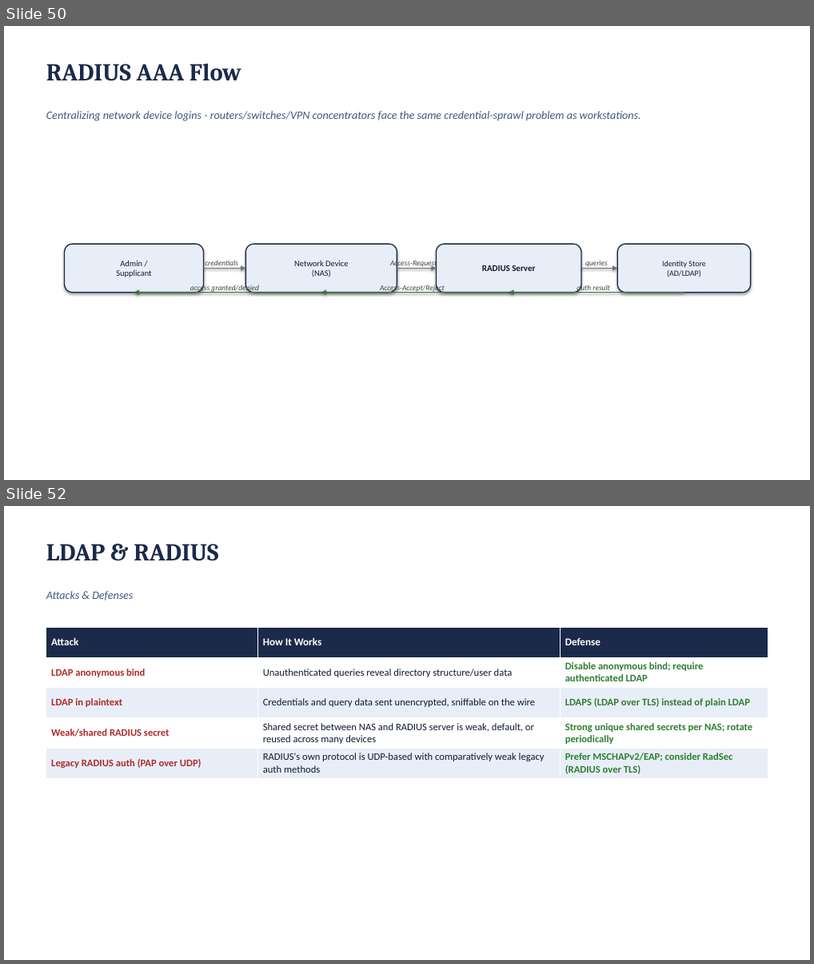
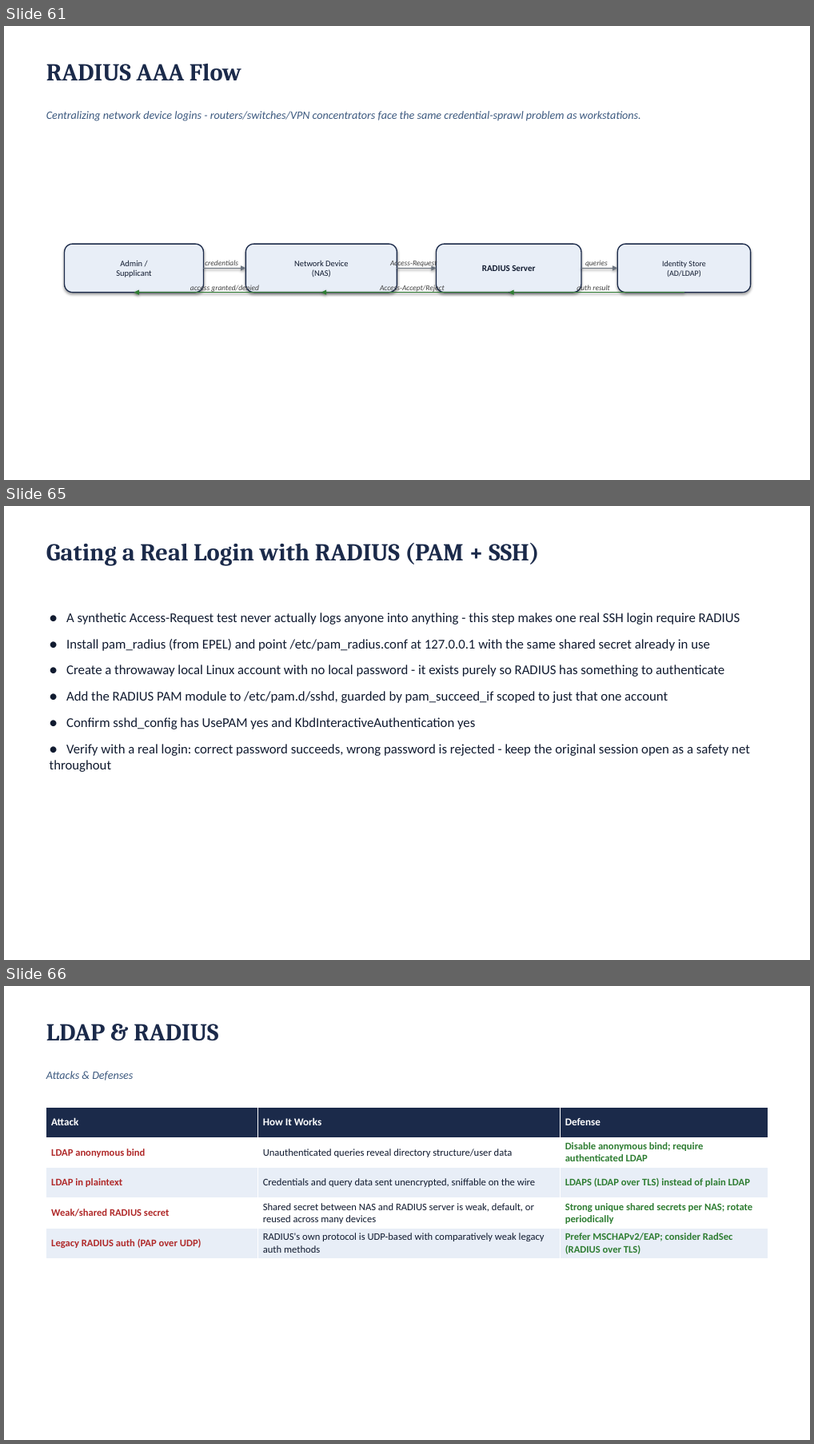
Before and after one commit to BYU-CYBER-444/byu-cyber-444.github.io, a slide deck: lectures/CYBER444_Week03_Windows_Server_Administration.pptx. Shown one above the other, each under a label of ours: slides 50 and 52 before the commit, slides 61, 65 and 66 after it; the slides between them are not shown. The pictures are 814x964 and 814x1444 pixels, drawn with LibreOffice and Linux fonts; fonts in the diff are those of the drawing. Boxes give left, top, right and bottom in pixels: in the first picture for what was removed or moved away, otherwise in the second. Text is boxed around its words. In the diff, an @@ line names an element or a change of style, - is before the commit and + after.

```diff
--- a/lectures/CYBER444_Week03_Windows_Server_Administration.pptx
+++ b/lectures/CYBER444_Week03_Windows_Server_Administration.pptx
@@ slide 65 added at box(4, 506, 810, 960), background #FFFFFF @@
@@ text added at box(46, 543, 539, 566), 29 pt, text #1B2A4A, bold @@
+Gating a Real Login with RADIUS (PAM + SSH)
@@ text added at box(50, 612, 750, 772), 16 pt, text #111B30 @@
+● A synthetic Access-Request test never actually logs anyone into anything - this step makes one real SSH login require RADIUS
+● Install pam_radius (from EPEL) and point /etc/pam_radius.conf at 127.0.0.1 with the same shared secret already in use
+● Create a throwaway local Linux account with no local password - it exists purely so RADIUS has something to authenticate
+● Add the RADIUS PAM module to /etc/pam.d/sshd, guarded by pam_succeed_if scoped to just that one account
+● Confirm sshd_config has UsePAM yes and KbdInteractiveAuthentication yes
+● Verify with a real login: correct password succeeds, wrong password is rejected - keep the original session open as a safety net throughout
@@ what was slide 50 is now slide 61 @@
@@ what was slide 52 is now slide 66 @@
```
Also in this commit, not shown: 15 slides changed, 14 other slides added, 1 slide removed, 2 other files.
